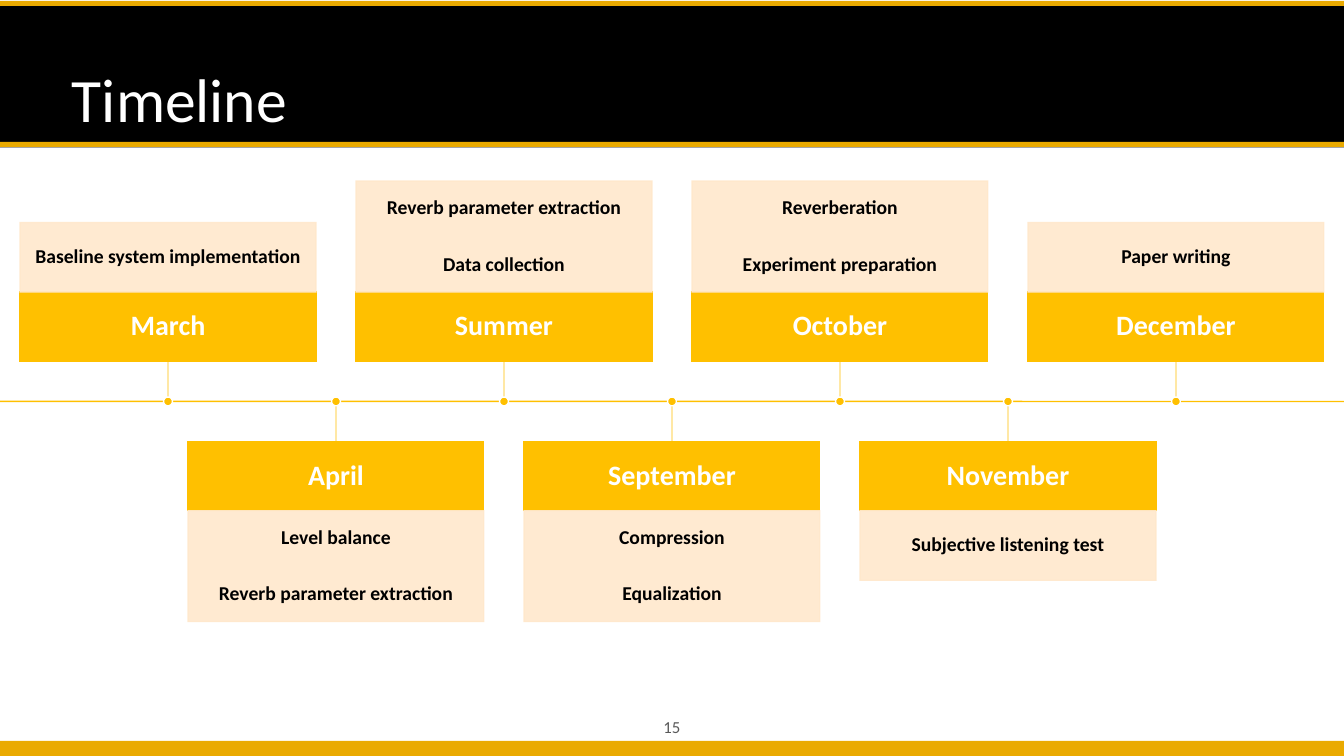
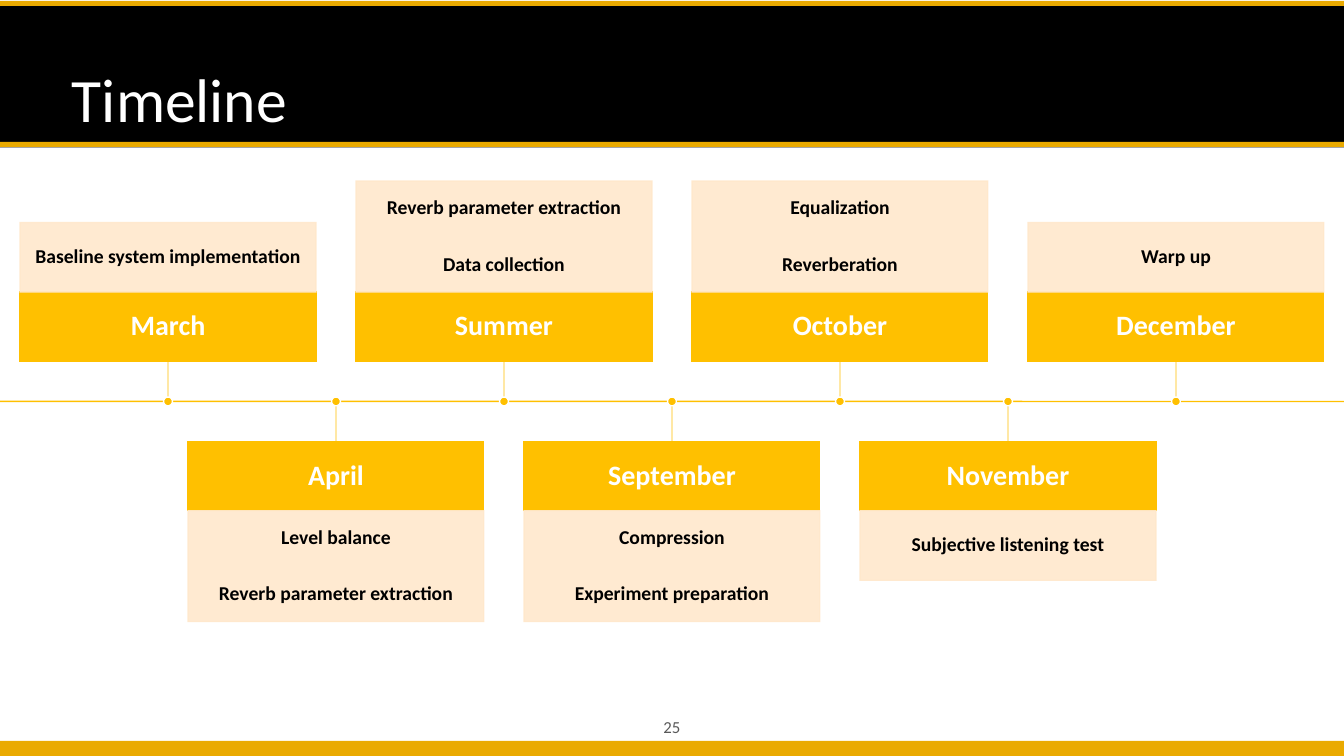
Before and after one commit to likelian/Lab_spring2022, a slide deck: slide 25 of doc/PPT/ Automatic Mixing Proposal.pptx (slide 15 before the commit). Drawn at 1344x756 pixels with LibreOffice and Linux fonts; fonts in the diff are those of the drawing; background and template pictures are left out. Boxes give left, top, right and bottom in pixels: in the first picture for what was removed or moved away, otherwise in the second. Text is boxed around its words. In the diff, an @@ line names an element or a change of style, - is before the commit and + after.

```diff
--- a/doc/PPT/ Automatic Mixing Proposal.pptx
+++ b/doc/PPT/ Automatic Mixing Proposal.pptx
@@ text at [790, 200, 889, 217]: paragraph added @@
+Equalization
@@ text at [743, 257, 937, 274]: paragraph removed @@
-Experiment preparation
@@ text at [1141, 250, 1211, 266]: text changed @@
-Paper writing
+Warp up
@@ text at [575, 586, 769, 603]: text changed @@
-Equalization
+Experiment preparation
@@ page number at [663, 722, 680, 733]: text changed @@
-15
+25
```
Also in this commit, not shown: 10 other slides changed, 11 slides added, 1 slide removed, 12 other files.
